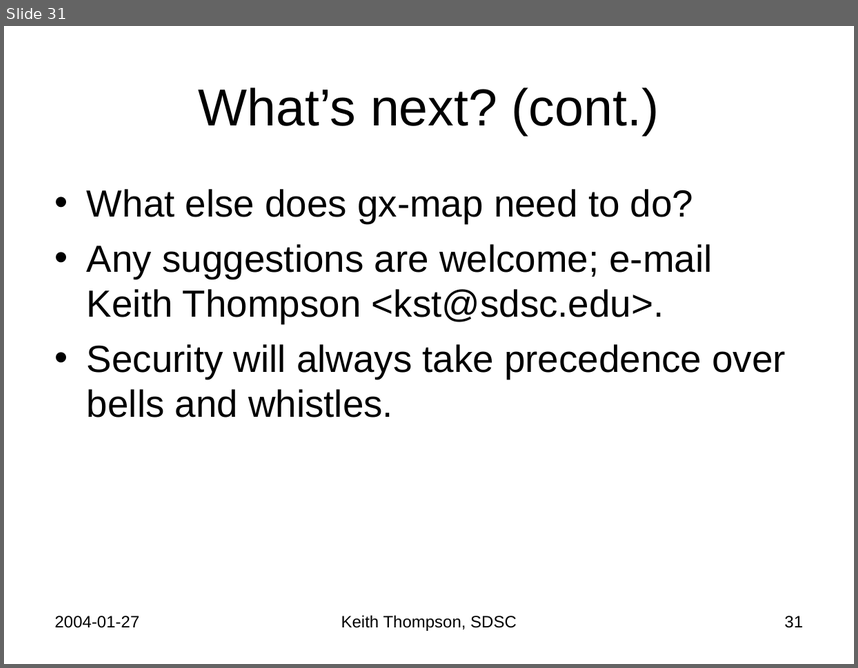
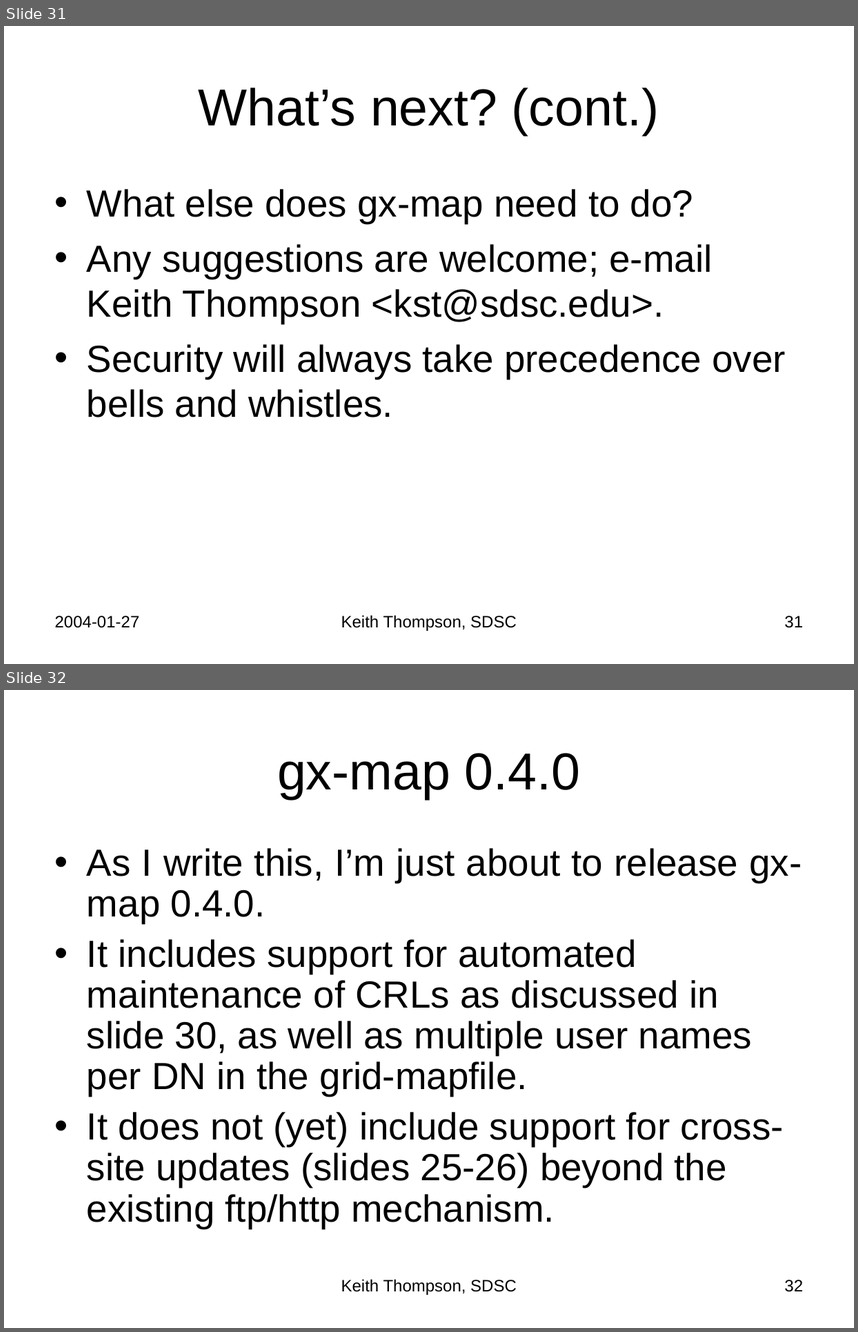
Before and after one commit to Keith-S-Thompson/gx-map, a slide deck: gx-map.ppt. Shown one above the other, each under a label of ours: slide 31 before the commit, slides 31 and 32 after it. The pictures are 858x668 and 858x1332 pixels, drawn with LibreOffice and Linux fonts; fonts in the diff are those of the drawing. Boxes give left, top, right and bottom in pixels: in the first picture for what was removed or moved away, otherwise in the second. Text is boxed around its words. In the diff, an @@ line names an element or a change of style, - is before the commit and + after.

Commit message:
[gx-map.ppt 1.6]: Added a new slide for 0.4.0

```diff
--- a/gx-map.ppt
+++ b/gx-map.ppt
@@ slide 32 added at [4,690,854,1328], background #FFFFFF @@
@@ title added at [277,753,580,799], 44 pt, text #000000 @@
+gx-map 0.4.0
@@ text added at [87,848,802,1228], 32 pt, text #000000 @@
+• As I write this, I’m just about to release gx-map 0.4.0.
+• It includes support for automated maintenance of CRLs as discussed in slide 30, as well as multiple user names per DN in the grid-mapfile.
+• It does not (yet) include support for cross-site updates (slides 25-26) beyond the existing ftp/http mechanism.
@@ text added at [341,1279,517,1294], 14 pt, text #000000 @@
+Keith Thompson, SDSC
@@ page number added at [784,1279,803,1292], 14 pt, text #000000 @@
+32
```
